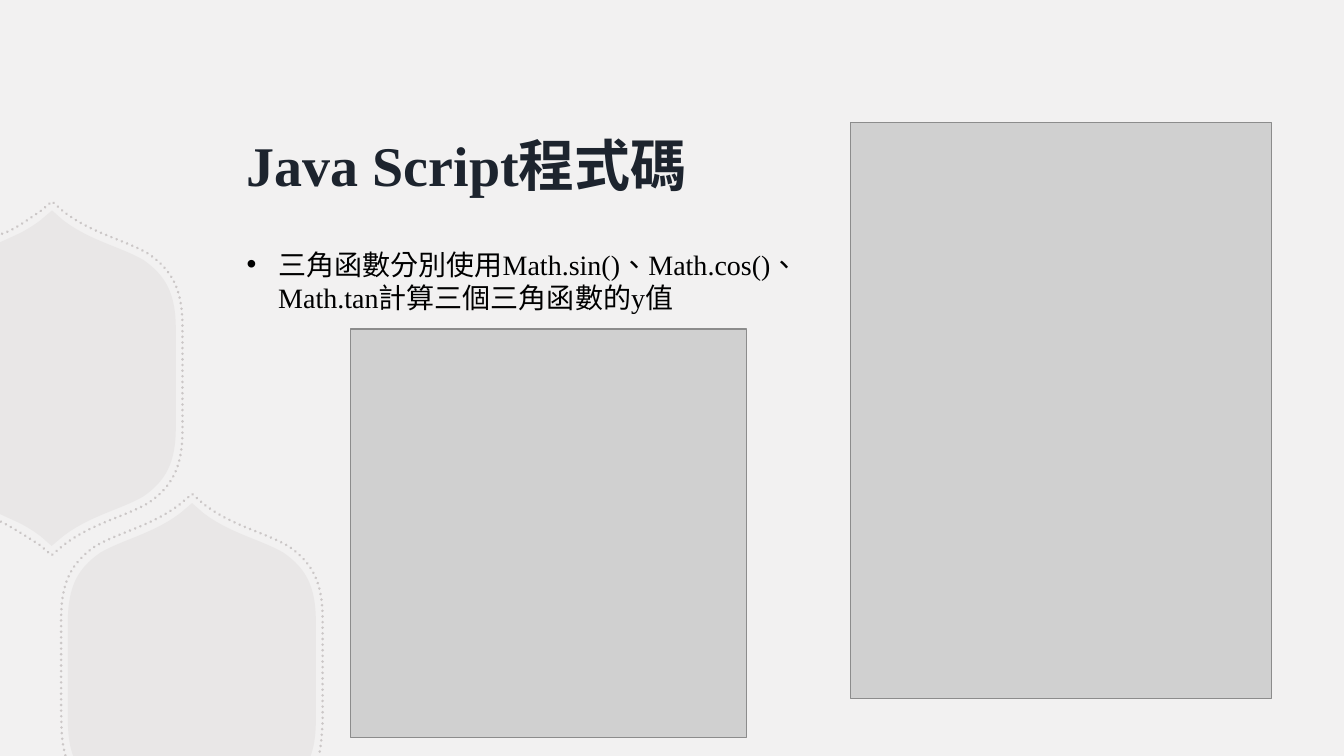
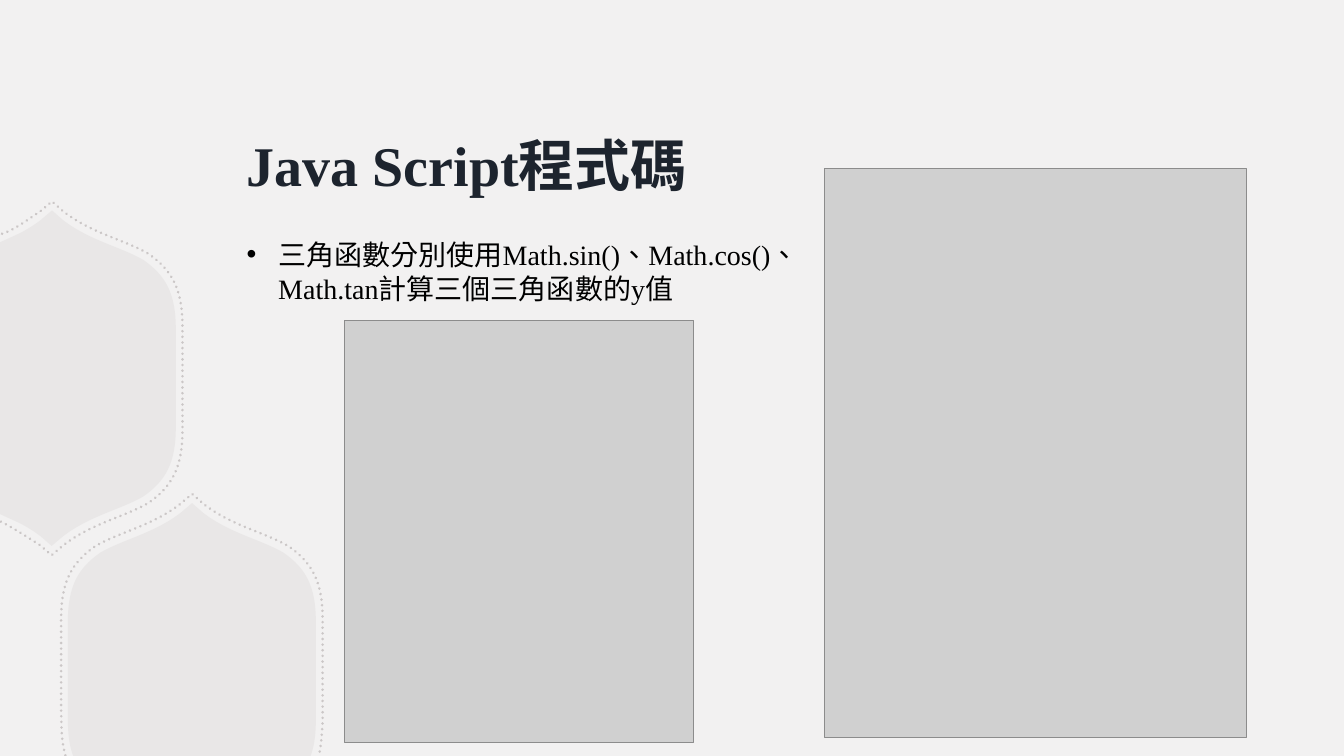
Before and after one commit to evachen20041010/JavaScript, a slide deck: slide 11 of Grp_1/實習課第6組_Grp1.pptx. Drawn at 1344x756 pixels with LibreOffice and Linux fonts; fonts in the diff are those of the drawing; grey boxes stand for pictures. Boxes give left, top, right and bottom in pixels: in the first picture for what was removed or moved away, otherwise in the second. Text is boxed around its words. In the diff, an @@ line names an element or a change of style, - is before the commit and + after.

```diff
--- a/Grp_1/實習課第6組_Grp1.pptx
+++ b/Grp_1/實習課第6組_Grp1.pptx
@@ picture: place and size @@
-picture at bbox=[850, 123, 1272, 699]
+picture at bbox=[825, 168, 1246, 738]
@@ text "三角函數分別使用Math.sin()、Math.cos()、Math.tan計算三個三角函數的y值": place and size @@
-text "三角函數分別使用Math.sin()、Math.cos()、Math.tan計算三個三角函數的y值" at bbox=[278, 251, 799, 314]
+text "三角函數分別使用Math.sin()、Math.cos()、Math.tan計算三個三角函數的y值" at bbox=[278, 241, 799, 304]
@@ picture: place and size @@
-picture at bbox=[350, 329, 746, 737]
+picture at bbox=[345, 321, 695, 743]
```
Also in this commit, not shown: 9 other slides changed, 1 slide added, 2 other files.
